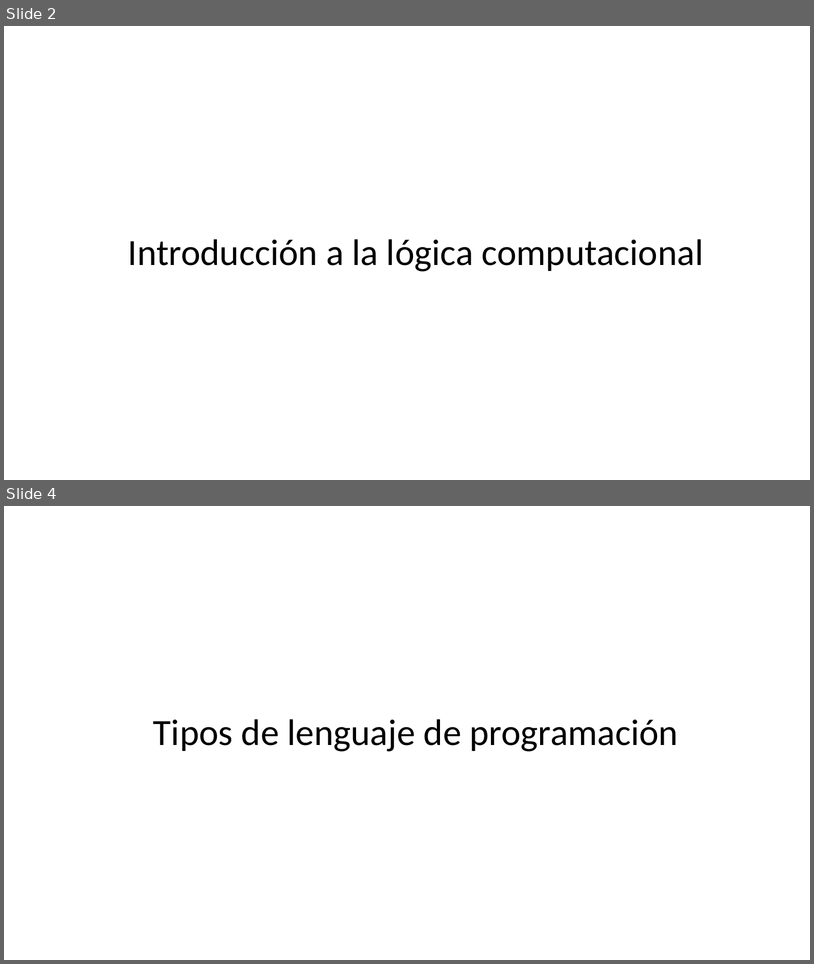
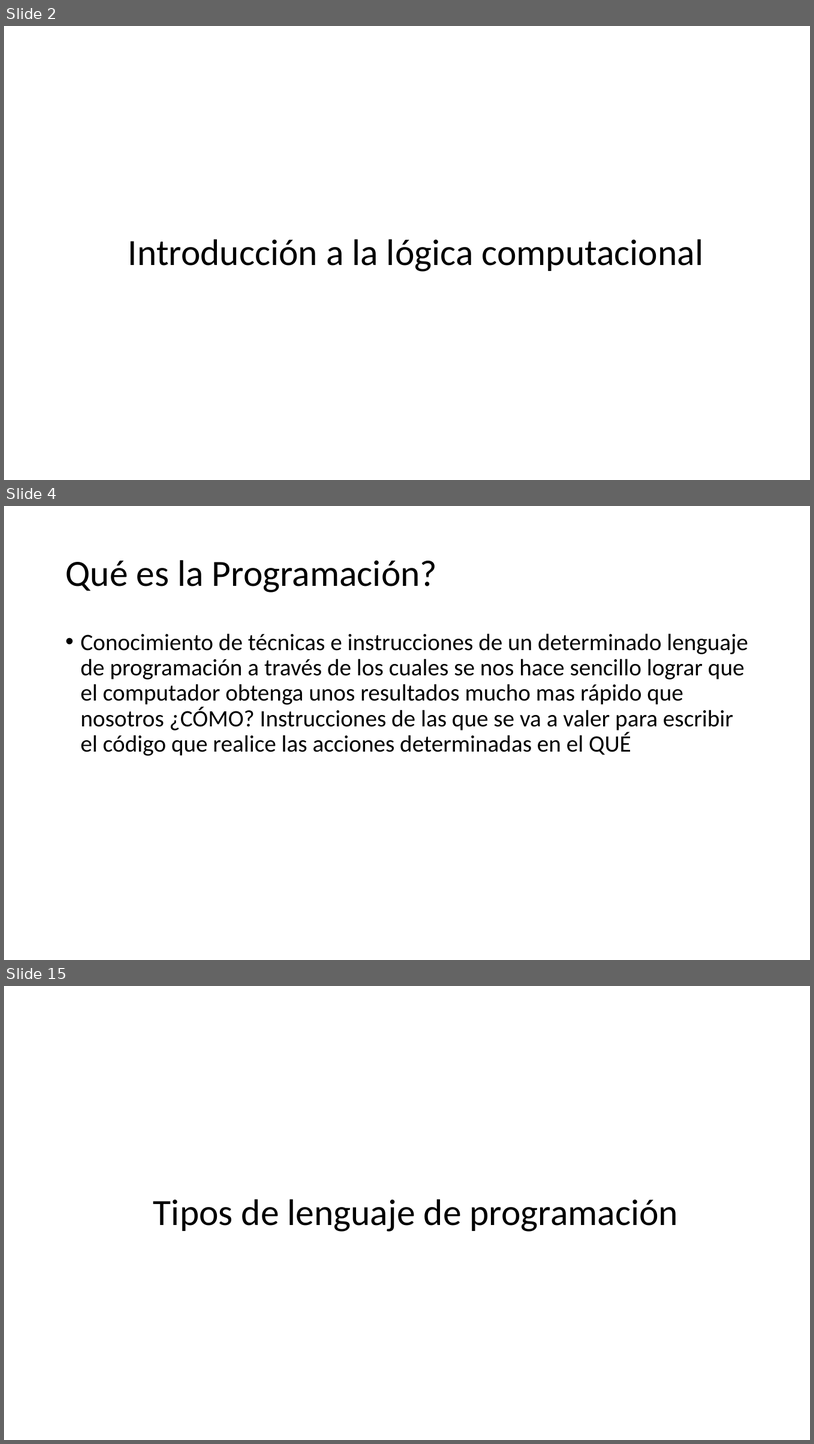
Before and after one commit to jcontrolresearch/StructuredProgramming, a slide deck: Slides/Chapter1-Overview/[1.1]Programming_Lenguages.pptx. Shown one above the other, each under a label of ours: slides 2 and 4 before the commit, slides 2, 4 and 15 after it; the slides between them are not shown. The pictures are 814x964 and 814x1444 pixels, drawn with LibreOffice and Linux fonts; fonts in the diff are those of the drawing. Boxes give left, top, right and bottom in pixels: in the first picture for what was removed or moved away, otherwise in the second. Text is boxed around its words. In the diff, an @@ line names an element or a change of style, - is before the commit and + after.

```diff
--- a/Slides/Chapter1-Overview/[1.1]Programming_Lenguages.pptx
+++ b/Slides/Chapter1-Overview/[1.1]Programming_Lenguages.pptx
@@ slide 4 added at <box>4,506,810,960</box>, background #FFFFFF @@
@@ title added at <box>65,560,437,592</box>, 44 pt, text #000000 @@
+Qué es la Programación?
@@ text added at <box>81,633,749,756</box>, 28 pt, text #000000 @@
+• Conocimiento de técnicas e instrucciones de un determinado lenguaje de programación a través de los cuales se nos hace sencillo lograr que el computador obtenga unos resultados mucho mas rápido que nosotros ¿CÓMO? Instrucciones de las que se va a valer para escribir el código que realice las acciones determinadas en el QUÉ
@@ what was slide 4 is now slide 15 @@
```
Also in this commit, not shown: 11 other slides added, 1 slide removed.
